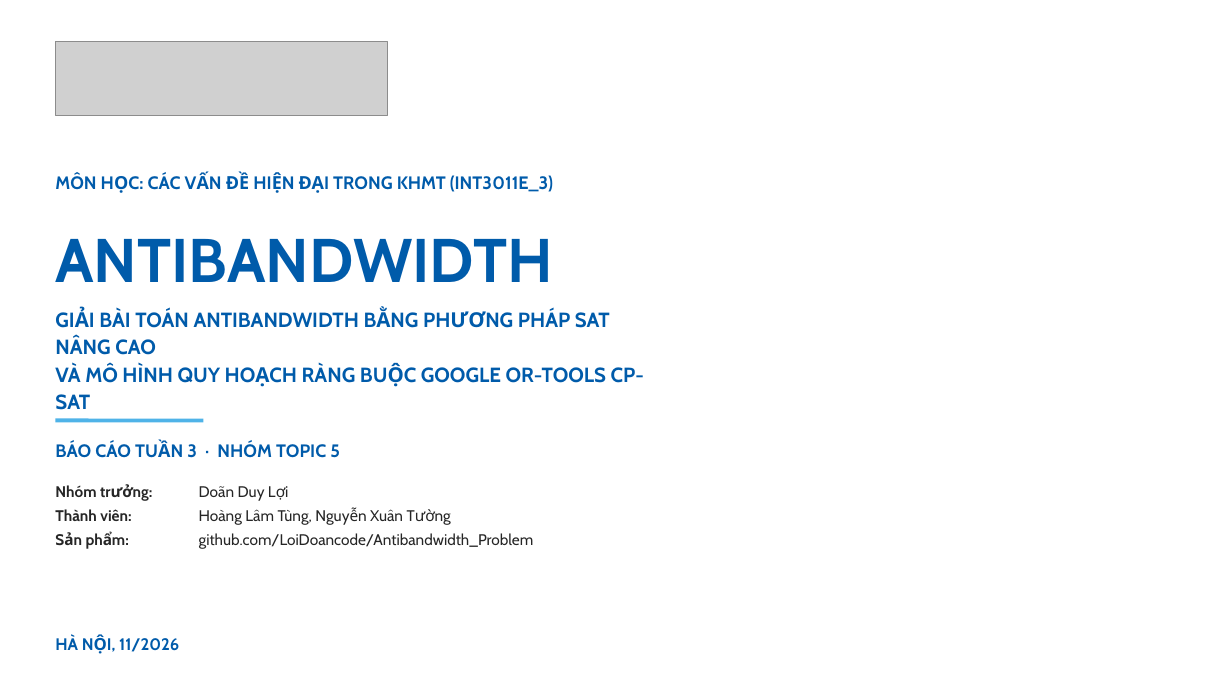
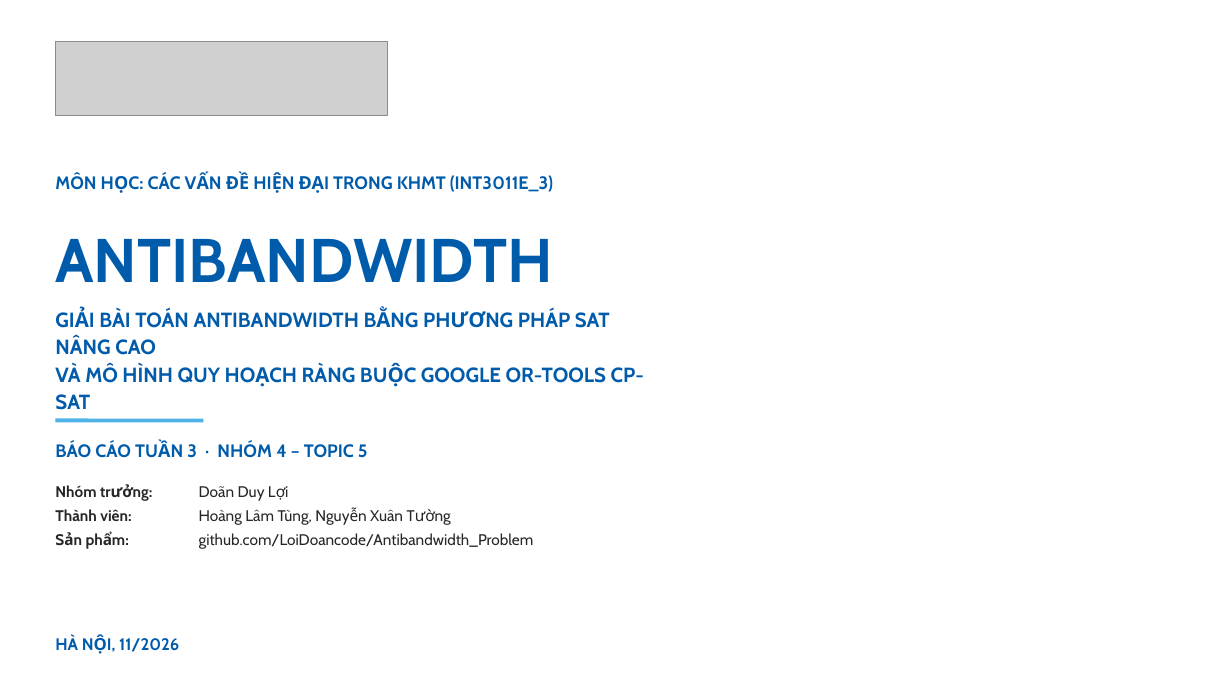
Before and after one commit to LoiDoancode/Antibandwidth_Problem, a slide deck: slide 1 of docs/Slide_ABP.pptx. Drawn at 1232x693 pixels with LibreOffice and Linux fonts; fonts in the diff are those of the drawing; grey boxes stand for pictures; background and template pictures are left out. Boxes give left, top, right and bottom in pixels: in the first picture for what was removed or moved away, otherwise in the second. Text is boxed around its words. In the diff, an @@ line names an element or a change of style, - is before the commit and + after.

Commit message:
update slide

```diff
--- a/docs/Slide_ABP.pptx
+++ b/docs/Slide_ABP.pptx
@@ text at <box>55,444,368,458</box>: text changed @@
-BÁO CÁO TUẦN 3 · NHÓM TOPIC 5
+BÁO CÁO TUẦN 3 · NHÓM 4 – TOPIC 5
```
Also in this commit, not shown: 1 other slide changed.
